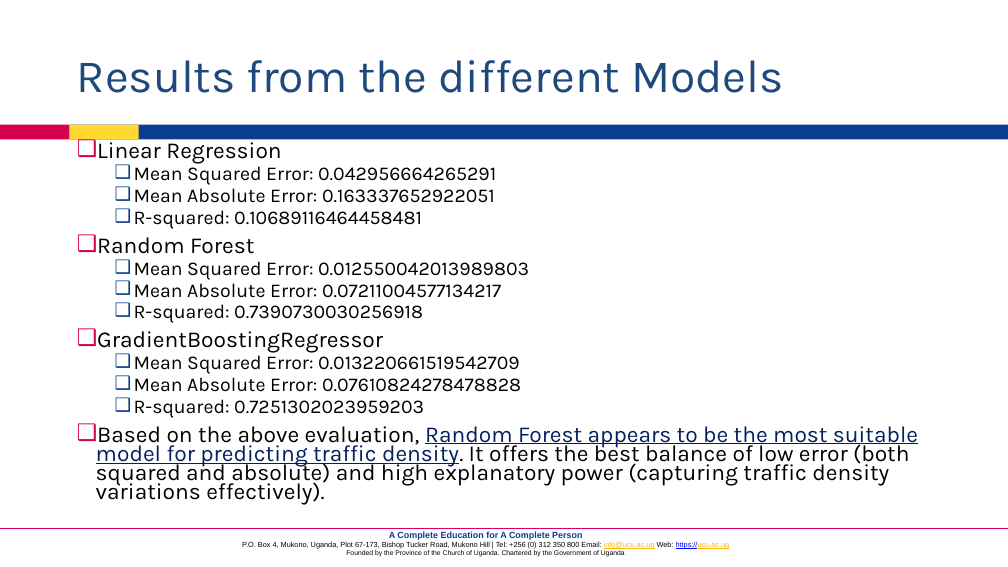
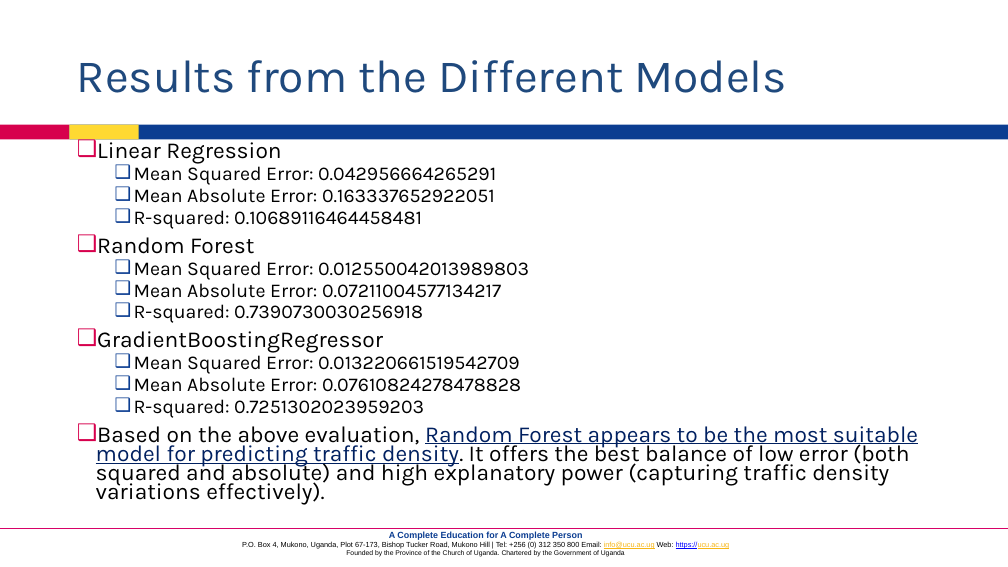
Before and after one commit to ChuckJovans/DSLC-FINAL-EXAM-GALIWANGO-CHARLES-JOVANS, a slide deck: slide 18 of Jovans Charles Part C 2 traffic data presentation.pptx. Drawn at 1008x567 pixels with LibreOffice and Linux fonts; fonts in the diff are those of the drawing; background and template pictures are left out. Boxes give left, top, right and bottom in pixels: in the first picture for what was removed or moved away, otherwise in the second. Text is boxed around its words. In the diff, an @@ line names an element or a change of style, - is before the commit and + after.

```diff
--- a/Jovans Charles Part C 2 traffic data presentation.pptx
+++ b/Jovans Charles Part C 2 traffic data presentation.pptx
@@ title at <box>77,60,787,93</box>: text changed @@
-Results from the different Models
+Results from the Different Models
```
Also in this commit, not shown: 1 other slide changed, 1 slide added, 1 slide removed.
